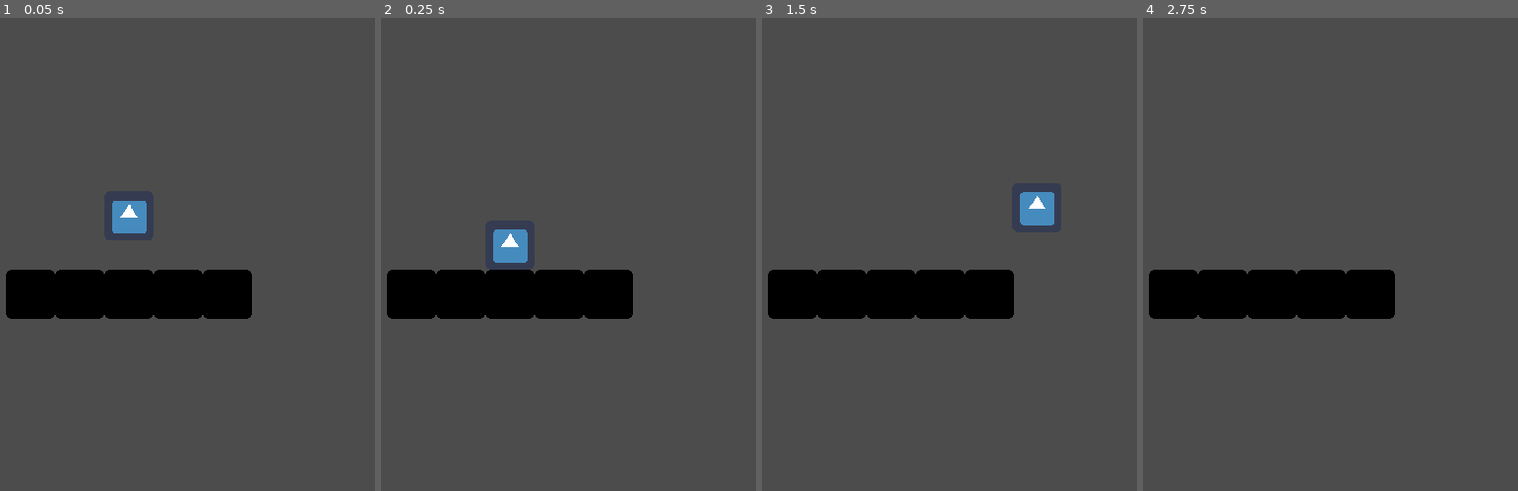
Above: before the commit, frames 1-4 (left to right).
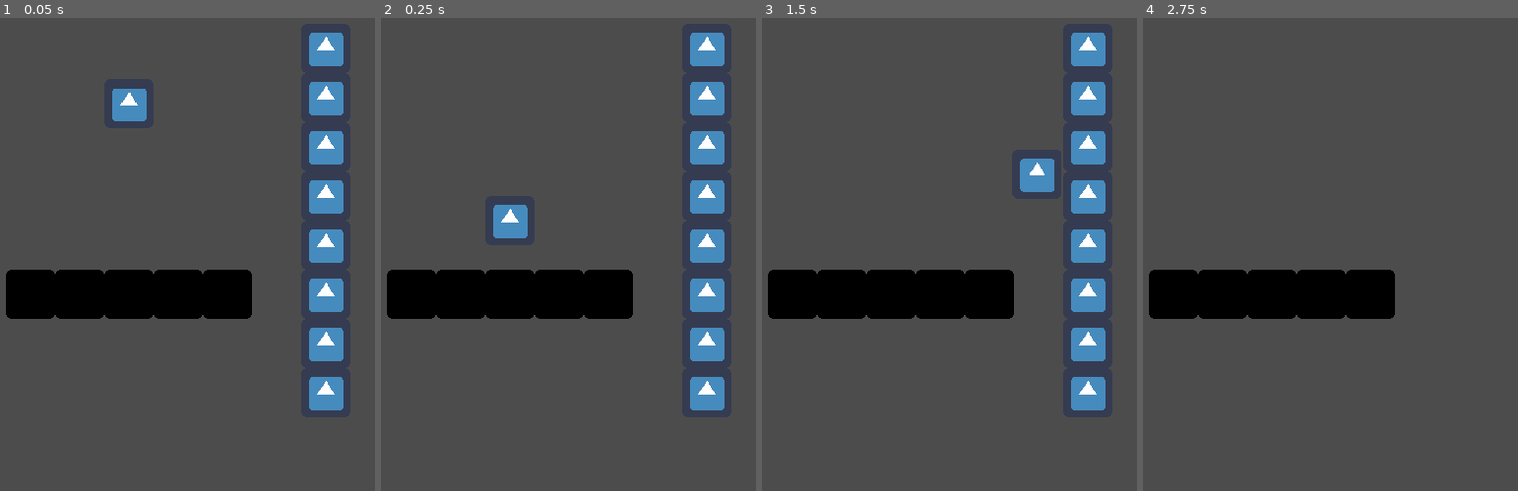
Above: after the commit, the same moments.

Repository: Jev-git/Godot-Downwell-Clone
Game: Godot game, scene res://Scenes/Well.tscn
Two runs of this game, one before a commit and one after it. Both use one fixed random seed, a clock stepped at 60 frames per second and the inputs below. The engine's default icon, where the game draws it, is replaced by a stand-in: a white triangle on a blue panel in a dark square.
Inputs:
- Up to frame 1 (0.05 s): no input
- Up to frame 2 (0.25 s): no input
- Up to frame 3 (1.5 s): tap Enter (ui_accept) at 0.5, 1.35 s; hold Enter (ui_accept) 0.53-1.28 s; hold Right (ui_right) from 0.53 s (still down)
- Up to frame 4 (2.75 s): tap Enter (ui_accept) at 1.52, 1.82 s; release Right (ui_right) at 2.03 s; hold Left (ui_left) from 2.03 s (still down); hold Enter (ui_accept) from 2.03 s (still down)

The runs differ from the first frame. In frame 1, 6.4% of the frame differs, in the area x 29-92%, y 3-83%; in frame 2, 6.1%; in frame 3, 6.4%, in the area x 68-92%, y 3-83%; in frame 4, nothing differs.

Commit message:
+ Player can shoot on air and reload upon landing

Diff:
--- /dev/null
+++ b/Scenes/Bullet.tscn
@@ -0,0 +1,20 @@
+[gd_scene load_steps=4 format=2]
+
+[ext_resource path="res://icon.png" type="Texture" id=1]
+[ext_resource path="res://Scripts/Bullet.gd" type="Script" id=2]
+
+[sub_resource type="RectangleShape2D" id=1]
+extents = Vector2( 32, 32 )
+
+[node name="Bullet" type="Area2D"]
+modulate = Color( 0.682353, 0.552941, 0.0313726, 1 )
+scale = Vector2( 0.25, 0.5 )
+collision_layer = 4
+collision_mask = 10
+script = ExtResource( 2 )
+
+[node name="Sprite" type="Sprite" parent="."]
+texture = ExtResource( 1 )
+
+[node name="CollisionShape2D" type="CollisionShape2D" parent="."]
+shape = SubResource( 1 )
--- /dev/null
+++ b/Scenes/BulletCountSingle.tscn
@@ -0,0 +1,6 @@
+[gd_scene load_steps=2 format=2]
+
+[ext_resource path="res://icon.png" type="Texture" id=1]
+
+[node name="BulletCountSingle" type="Sprite"]
+texture = ExtResource( 1 )
--- a/Scenes/Well.tscn
+++ b/Scenes/Well.tscn
@@ -1,7 +1,10 @@
-[gd_scene load_steps=5 format=2]
+[gd_scene load_steps=8 format=2]
 
 [ext_resource path="res://icon.png" type="Texture" id=1]
 [ext_resource path="res://Scripts/Player.gd" type="Script" id=2]
+[ext_resource path="res://Scenes/Bullet.tscn" type="PackedScene" id=3]
+[ext_resource path="res://Scripts/BulletCount.gd" type="Script" id=4]
+[ext_resource path="res://Scenes/BulletCountSingle.tscn" type="PackedScene" id=5]
 
 [sub_resource type="RectangleShape2D" id=1]
 extents = Vector2( 32, 32 )
@@ -15,6 +18,8 @@
 
 [node name="Wall" type="StaticBody2D" parent="Walls"]
 position = Vector2( 128, 768 )
+collision_layer = 2
+collision_mask = 13
 __meta__ = {
 "_edit_group_": true
 }
@@ -29,6 +34,8 @@
 
 [node name="Wall2" type="StaticBody2D" parent="Walls"]
 position = Vector2( 192, 768 )
+collision_layer = 2
+collision_mask = 13
 __meta__ = {
 "_edit_group_": true
 }
@@ -43,6 +50,8 @@
 
 [node name="Wall3" type="StaticBody2D" parent="Walls"]
 position = Vector2( 256, 768 )
+collision_layer = 2
+collision_mask = 13
 __meta__ = {
 "_edit_group_": true
 }
@@ -57,6 +66,8 @@
 
 [node name="Wall4" type="StaticBody2D" parent="Walls"]
 position = Vector2( 320, 768 )
+collision_layer = 2
+collision_mask = 13
 __meta__ = {
 "_edit_group_": true
 }
@@ -71,6 +82,8 @@
 
 [node name="Wall5" type="StaticBody2D" parent="Walls"]
 position = Vector2( 384, 768 )
+collision_layer = 2
+collision_mask = 13
 __meta__ = {
 "_edit_group_": true
 }
@@ -84,11 +97,14 @@
 shape = SubResource( 1 )
 
 [node name="Player" type="KinematicBody2D" parent="."]
-position = Vector2( 256, 656 )
+position = Vector2( 256, 512 )
+collision_mask = 10
 script = ExtResource( 2 )
-__meta__ = {
-"_edit_group_": true
-}
+m_psBullet = ExtResource( 3 )
+m_fShootInterval = 0.1
+
+[node name="BulletSpawnPos" type="Position2D" parent="Player"]
+position = Vector2( 0, 48 )
 
 [node name="CollisionShape2D" type="CollisionShape2D" parent="Player"]
 visible = false
@@ -96,3 +112,11 @@
 
 [node name="Sprite" type="Sprite" parent="Player"]
 texture = ExtResource( 1 )
+
+[node name="GunBootCooldownTimer" type="Timer" parent="Player"]
+one_shot = true
+
+[node name="BulletCount" type="Node2D" parent="."]
+position = Vector2( 512, 896 )
+script = ExtResource( 4 )
+m_psBulletCountSingle = ExtResource( 5 )
--- /dev/null
+++ b/Scripts/Bullet.gd
@@ -0,0 +1,13 @@
+extends Area2D
+class_name Bullet
+
+export var m_fSpeed: float = 1000
+
+func _ready():
+	connect("body_entered", self, "_on_body_entered")
+
+func _physics_process(delta):
+	position.y += m_fSpeed * delta
+
+func _on_body_entered(_nOtherBody: Node2D):
+	queue_free()
--- /dev/null
+++ b/Scripts/BulletCount.gd
@@ -0,0 +1,25 @@
+extends Node2D
+class_name BulletCount
+
+export var m_psBulletCountSingle: PackedScene
+
+onready var m_iMaxBullet: int = PersistantData.m_iPlayerMaxBulletCount
+onready var m_iBulletLeft: int = m_iMaxBullet
+
+func _ready():
+	for iBullet in range(m_iMaxBullet):
+		var nSprite = m_psBulletCountSingle.instance()
+		add_child(nSprite)
+		nSprite.position.y = -iBullet * 64
+	get_parent().get_node("Player").connect("landed", self, "_reload")
+	get_parent().get_node("Player").connect("shoot", self, "_shoot")
+
+func _reload():
+	m_iBulletLeft = m_iMaxBullet
+	for nBullet in get_children():
+		nBullet.visible = true
+
+func _shoot():
+	if m_iBulletLeft > 0:
+		get_child(m_iBulletLeft - 1).visible = false
+	m_iBulletLeft -= 1
--- /dev/null
+++ b/Scripts/PersistantData.gd
@@ -0,0 +1,3 @@
+extends Node2D
+
+var m_iPlayerMaxBulletCount: int = 8
--- a/Scripts/Player.gd
+++ b/Scripts/Player.gd
@@ -1,13 +1,32 @@
 extends KinematicBody2D
 class_name Player
 
+export var m_psBullet: PackedScene
+
 export var m_fGravity: float = 20
 export var m_fMoveSpeed: float = 200
-export var m_fJumpHeight: float = -500
-export var m_fFallMultiplier: float = 5.0
-export var m_fLowJumpMultiplier: float = 3.5
+export var m_fJumpHeight: float = -800
+export var m_fFallSpeedWhileShooting: float = 50
+export var m_fFallMultiplier: float = 4
+export var m_fLowJumpMultiplier: float = 2.5
+
+onready var m_nGunBootTimer: Timer = $GunBootCooldownTimer
+export var m_fShootInterval: float = 0.05
+onready var m_nBulletCount: BulletCount = get_parent().get_node("BulletCount")
+onready var m_bGunBootOffCooldown: bool = true
+onready var m_bTriggerReleased: bool = false
+onready var m_bIsOnAirLastFrame: bool = true
 
 onready var m_fMovement: Vector2 = Vector2.ZERO
+
+signal shoot
+signal landed
+
+func _ready():
+	m_nGunBootTimer.connect("timeout", self, "_set_gun_boot_off_cooldown")
+
+func _set_gun_boot_off_cooldown():
+	m_bGunBootOffCooldown = true
 
 func _physics_process(delta):
 	m_fMovement.y += m_fGravity
@@ -20,12 +39,30 @@
 		m_fMovement.x = 0
 
 	if is_on_floor():
+		if m_bIsOnAirLastFrame:
+			emit_signal("landed")
+			m_bIsOnAirLastFrame = false
+
+		m_bTriggerReleased = false
 		if Input.is_action_just_pressed("ui_accept"):
 			m_fMovement.y = m_fJumpHeight
 	else:
-		if m_fMovement.y > 0:
-			m_fMovement.y += m_fGravity * (m_fFallMultiplier - 1)
-		elif m_fMovement.y < 0 and !Input.is_action_pressed("ui_accept"):
-			m_fMovement.y += m_fGravity * (m_fLowJumpMultiplier - 1)
+		m_bIsOnAirLastFrame = true
+		if Input.is_action_just_released("ui_accept"):
+			m_bTriggerReleased = true
+		if m_bTriggerReleased and Input.is_action_pressed("ui_accept") \
+			and m_bGunBootOffCooldown and m_nBulletCount.m_iBulletLeft > 0:
+			emit_signal("shoot")
+			m_fMovement.y = m_fFallSpeedWhileShooting
+			m_bGunBootOffCooldown = false
+			m_nGunBootTimer.start(m_fShootInterval)
+
+			var nBullet: Bullet = m_psBullet.instance()
+			$BulletSpawnPos.add_child(nBullet)
+		else:
+			if m_fMovement.y > 0:
+				m_fMovement.y += m_fGravity * (m_fFallMultiplier - 1)
+			elif m_fMovement.y < 0 and !Input.is_action_pressed("ui_accept"):
+				m_fMovement.y += m_fGravity * (m_fLowJumpMultiplier - 1)
 
 	m_fMovement = move_and_slide(m_fMovement, Vector2.UP)
--- a/project.godot
+++ b/project.godot
@@ -9,12 +9,24 @@
 config_version=4
 
 _global_script_classes=[ {
+"base": "Area2D",
+"class": "Bullet",
+"language": "GDScript",
+"path": "res://Scripts/Bullet.gd"
+}, {
+"base": "Node2D",
+"class": "BulletCount",
+"language": "GDScript",
+"path": "res://Scripts/BulletCount.gd"
+}, {
 "base": "KinematicBody2D",
 "class": "Player",
 "language": "GDScript",
 "path": "res://Scripts/Player.gd"
 } ]
 _global_script_class_icons={
+"Bullet": "",
+"BulletCount": "",
 "Player": ""
 }
 
@@ -23,6 +35,10 @@
 config/name="Downwell-Clone"
 run/main_scene="res://Scenes/Well.tscn"
 config/icon="res://icon.png"
+
+[autoload]
+
+PersistantData="*res://Scripts/PersistantData.gd"
 
 [display]
 
Not shown, changed: readme.md
